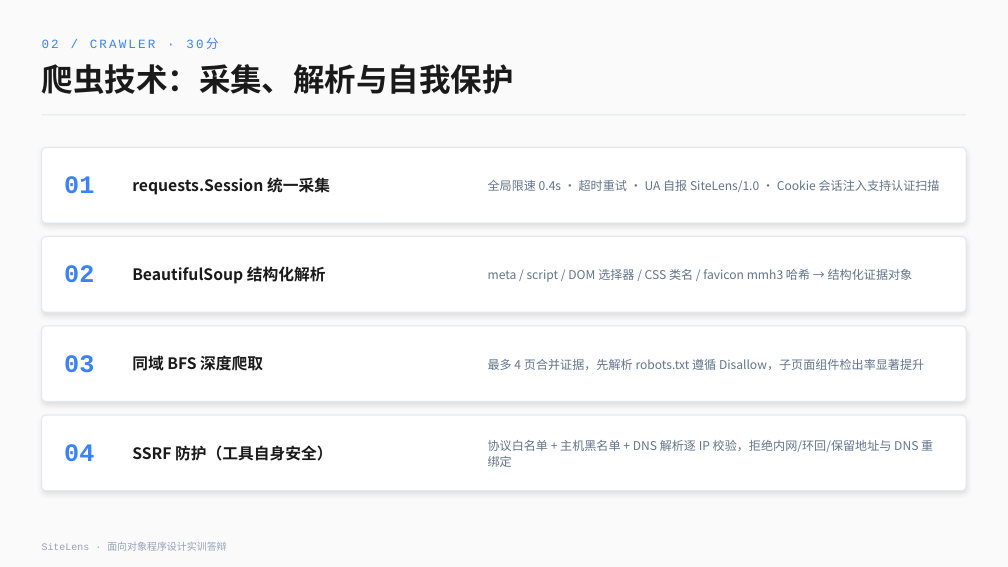
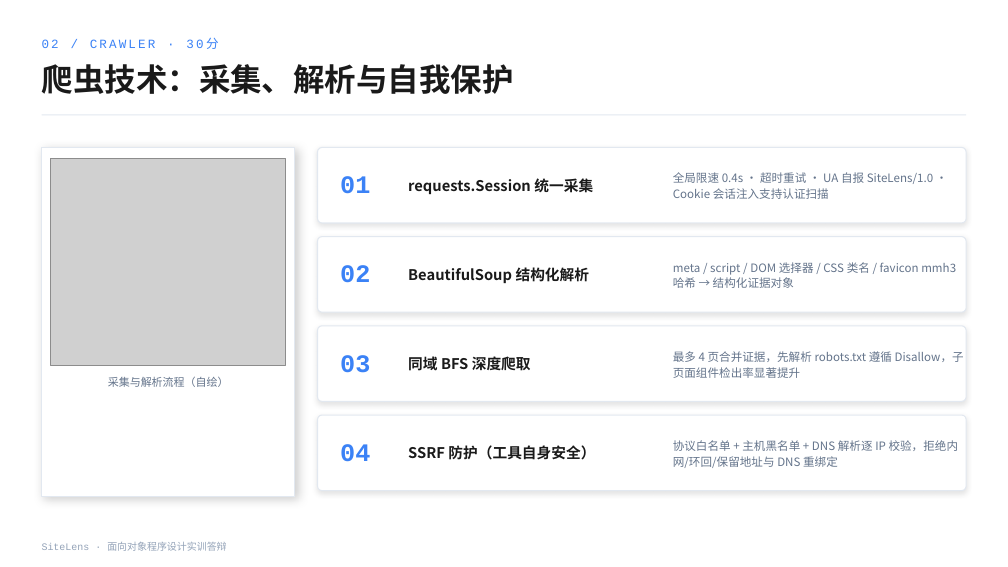
Before and after one commit to zep4yrs/sitelens, a slide deck: slide 11 of docs/答辩演示-SiteLens.pptx (slide 7 before the commit). Drawn at 1008x567 pixels with LibreOffice and Linux fonts; fonts in the diff are those of the drawing; grey boxes stand for pictures; background and template pictures are left out. Boxes give left, top, right and bottom in pixels: in the first picture for what was removed or moved away, otherwise in the second. Text is boxed around its words. In the diff, an @@ line names an element or a change of style, - is before the commit and + after.

```diff
--- a/docs/答辩演示-SiteLens.pptx
+++ b/docs/答辩演示-SiteLens.pptx
@@ background #FAFAFA to picture (left out) @@
@@ rectangle added at (42, 147, 295, 497), fill #FFFFFF, outline #E2E8F0 1 pt @@
@@ rounded rectangle: place and size @@
-rounded rectangle at (42, 147, 966, 223)
+rounded rectangle at (318, 147, 966, 223)
@@ picture added at (51, 159, 286, 365) @@
@@ text "requests.Session 统一采集": place and size @@
-text "requests.Session 统一采集" at (132, 177, 330, 195)
+text "requests.Session 统一采集" at (408, 178, 593, 194)
@@ text "全局限速 0.4s · 超时重试 · ...": place and size @@
-text "全局限速 0.4s · 超时重试 · ..." at (488, 180, 940, 192)
+text "全局限速 0.4s · 超时重试 · ..." at (673, 172, 933, 199)
@@ rounded rectangle: place and size @@
-rounded rectangle at (42, 237, 966, 312)
+rounded rectangle at (318, 237, 966, 312)
@@ text "BeautifulSoup 结构化解析": place and size @@
-text "BeautifulSoup 结构化解析" at (132, 266, 326, 284)
+text "BeautifulSoup 结构化解析" at (408, 267, 590, 283)
@@ text "meta / script / DOM ...": place and size @@
-text "meta / script / DOM ..." at (488, 269, 913, 282)
+text "meta / script / DOM ..." at (673, 262, 956, 288)
@@ rounded rectangle: place and size @@
-rounded rectangle at (42, 326, 966, 402)
+rounded rectangle at (318, 326, 966, 402)
@@ text "同域 BFS 深度爬取": place and size @@
-text "同域 BFS 深度爬取" at (132, 355, 263, 371)
+text "同域 BFS 深度爬取" at (408, 354, 531, 373)
@@ text "最多 4 页合并证据，先解析 robots.txt 遵循 ...": place and size @@
-text "最多 4 页合并证据，先解析 robots.txt 遵循 ..." at (488, 359, 924, 370)
+text "最多 4 页合并证据，先解析 robots.txt 遵循 ..." at (673, 351, 964, 378)
@@ text added at (108, 377, 229, 387), 10.5 pt, text #64748B @@
+采集与解析流程（自绘）
@@ rounded rectangle: place and size @@
-rounded rectangle at (42, 415, 966, 491)
+rounded rectangle at (318, 415, 966, 491)
@@ 4 texts: place and size @@
-4 texts at (64, 176, 94, 462)
+4 texts at (340, 176, 370, 462)
@@ size 15 to 14 pt in 4 elements at (408, 178, 593, 194), (408, 267, 590, 283), (408, 354, 531, 373), (408, 445, 595, 460) @@
@@ text "SSRF 防护（工具自身安全）": place and size @@
-text "SSRF 防护（工具自身安全）" at (132, 445, 332, 461)
+text "SSRF 防护（工具自身安全）" at (408, 445, 595, 460)
@@ size 11.5 to 11 pt in 4 elements at (673, 172, 933, 199), (673, 262, 956, 288), (673, 351, 964, 378), (673, 440, 958, 468) @@
@@ text "协议白名单 + 主机黑名单 + DNS ...": place and size @@
-text "协议白名单 + 主机黑名单 + DNS ..." at (488, 440, 933, 467)
+text "协议白名单 + 主机黑名单 + DNS ..." at (673, 440, 958, 468)
```
Also in this commit, not shown: 13 other slides changed, 11 slides added, 16 other files.
